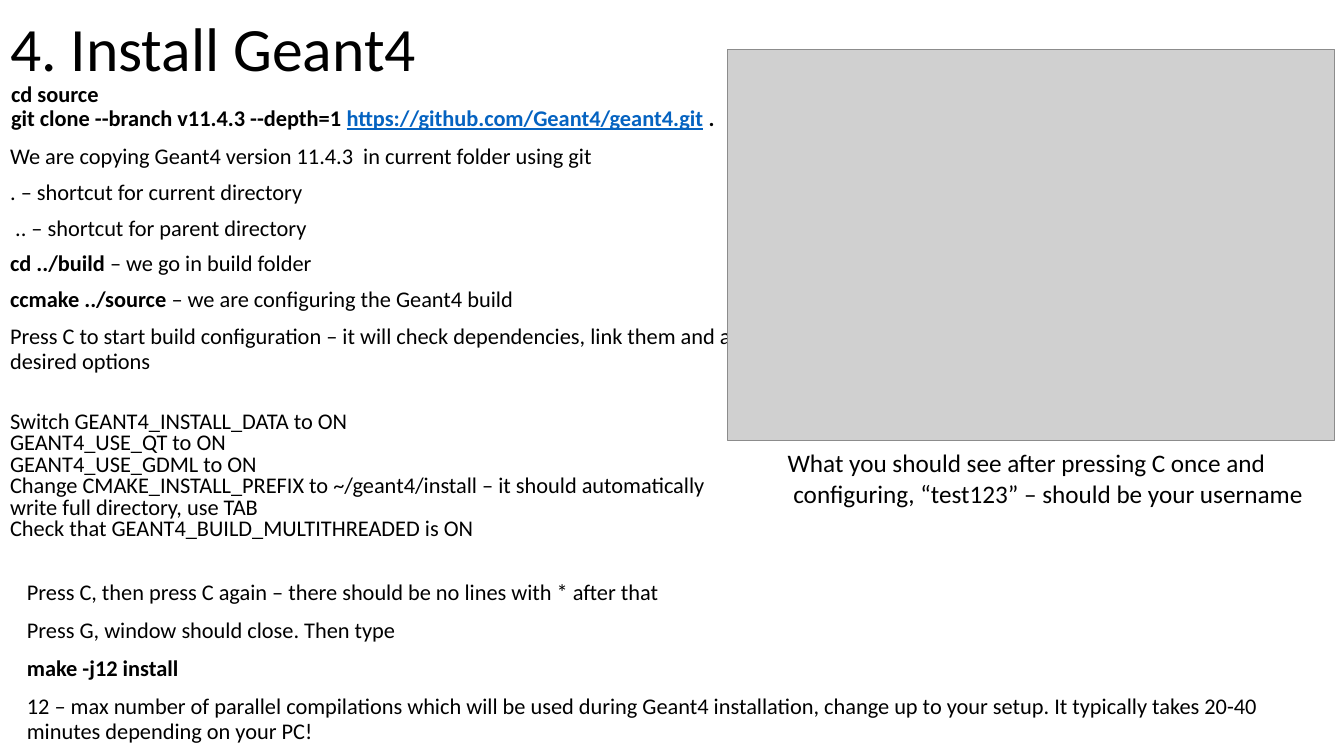
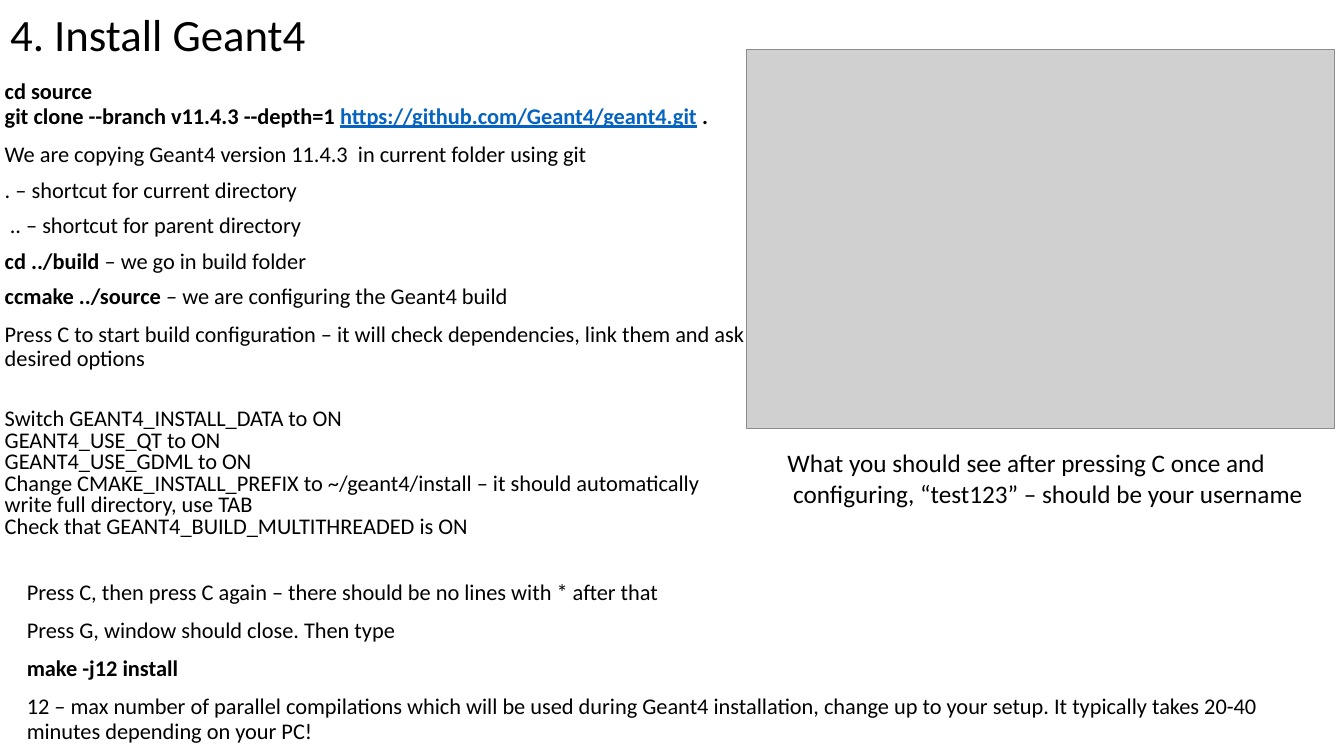
Before and after one commit to dima3551/geant4-course, a slide deck: slide 10 of 1-Introduction-and-installation/1 Introduction and installation.pptx. Drawn at 1344x756 pixels with LibreOffice and Linux fonts; fonts in the diff are those of the drawing; grey boxes stand for pictures. Boxes give left, top, right and bottom in pixels: in the first picture for what was removed or moved away, otherwise in the second. Text is boxed around its words. In the diff, an @@ line names an element or a change of style, - is before the commit and + after.

```diff
--- a/1-Introduction-and-installation/1 Introduction and installation.pptx
+++ b/1-Introduction-and-installation/1 Introduction and installation.pptx
@@ title "4. Install Geant4": place and size @@
-title "4. Install Geant4" at (10,28,415,72)
+title "4. Install Geant4" at (10,20,306,52)
@@ title "4. Install Geant4" at (10,20,306,52): size 44 to 32 pt; line spacing 0.9 to 1 @@
@@ picture: place and size @@
-picture at (728,49,1336,441)
+picture at (746,49,1335,429)
@@ text "cd source" at (5,83,744,537): more space between paragraphs; indent changed @@
```
Also in this commit, not shown: 19 other slides changed, 3 slides added, 2 other files.
